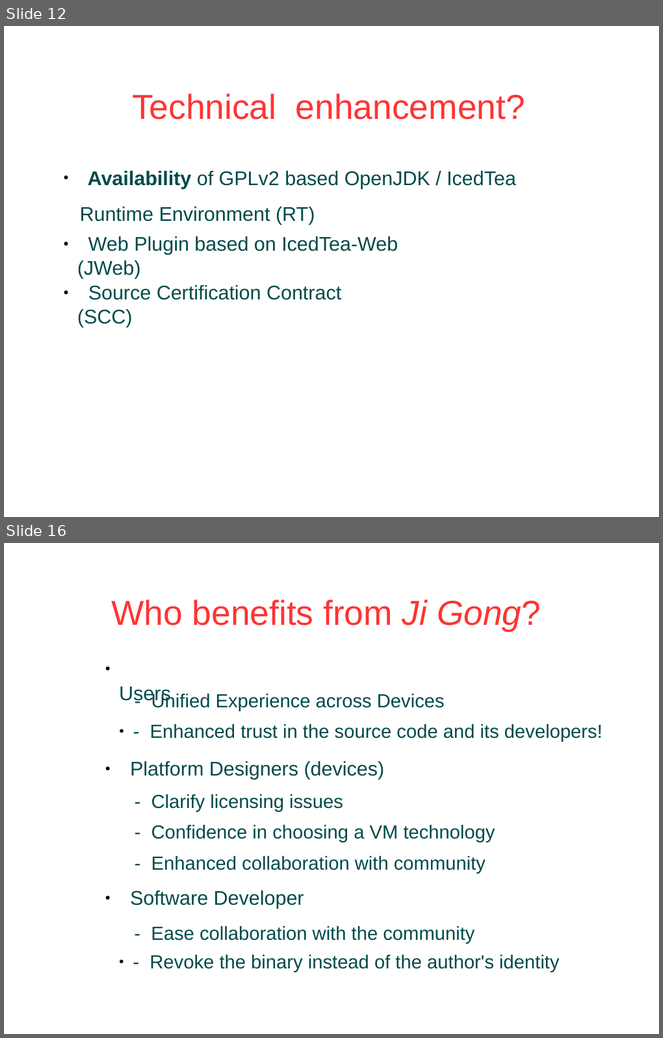
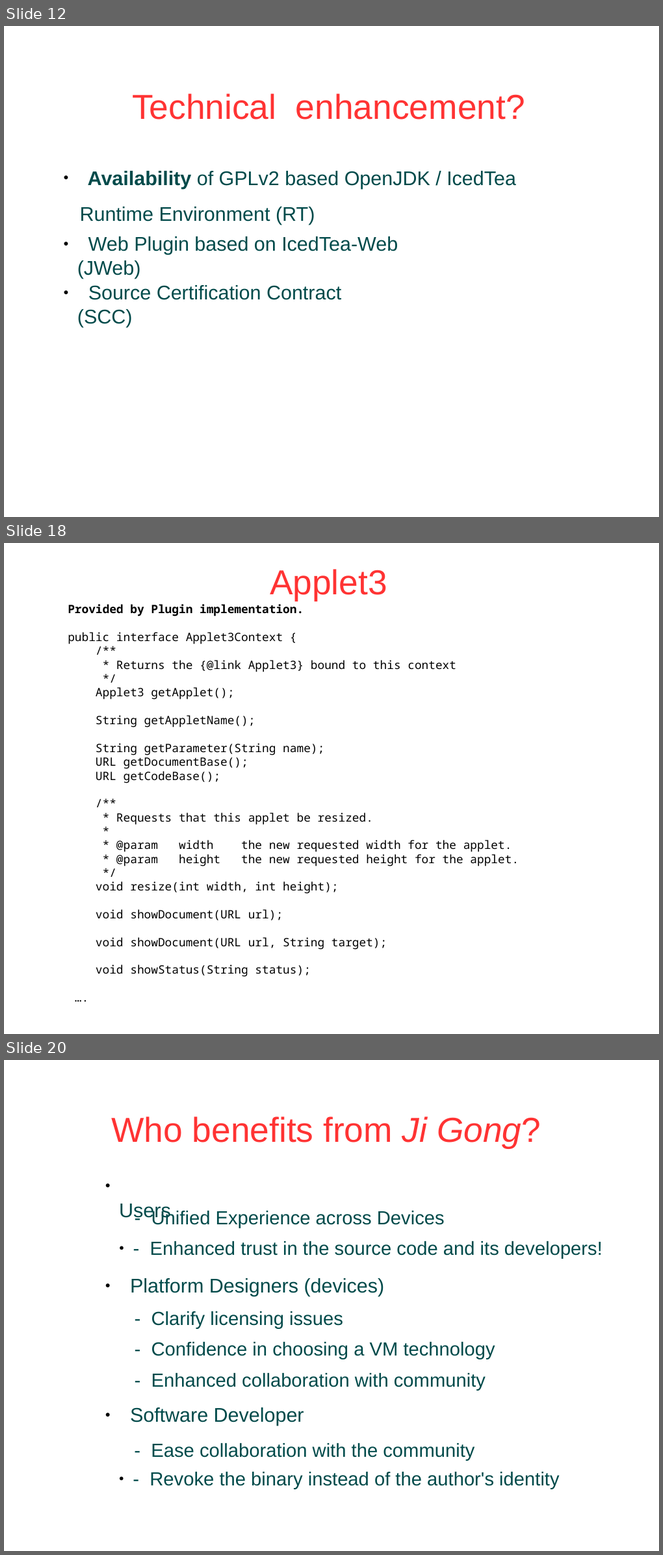
Before and after one commit to JogAmp/jogamp.org, a slide deck: doc/fosdem2014/jogamp-Fosdem2014.odp. Shown one above the other, each under a label of ours: slides 12 and 16 before the commit, slides 12, 18 and 20 after it; the slides between them are not shown. The pictures are 663x1038 and 663x1555 pixels, drawn with LibreOffice and Linux fonts; fonts in the diff are those of the drawing; background and template pictures are left out. Boxes give left, top, right and bottom in pixels: in the first picture for what was removed or moved away, otherwise in the second. Text is boxed around its words. In the diff, an @@ line names an element or a change of style, - is before the commit and + after.

```diff
--- a/doc/fosdem2014/jogamp-Fosdem2014.odp
+++ b/doc/fosdem2014/jogamp-Fosdem2014.odp
@@ slide 18 added at [4, 543, 659, 1034], background #FFFFFF @@
@@ title added at [270, 569, 388, 601], 42 pt, text #FF3333 @@
+Applet3
@@ text added at [68, 604, 519, 977], 14 pt, text #000000 @@
+Provided by Plugin implementation.
+public interface Applet3Context {
+/**
+* Returns the {@link Applet3} bound to this context
+*/
+Applet3 getApplet();
+String getAppletName();
+String getParameter(String name);
+URL getDocumentBase();
+URL getCodeBase();
+/**
+* Requests that this applet be resized.
+*
+* @param width the new requested width for the applet.
+* @param height the new requested height for the applet.
+*/
+void resize(int width, int height);
+void showDocument(URL url);
+void showDocument(URL url, String target);
+void showStatus(String status);
+….
@@ what was slide 16 is now slide 20 @@
```
Also in this commit, not shown: 4 slides changed, 3 other slides added, 1 other file.
